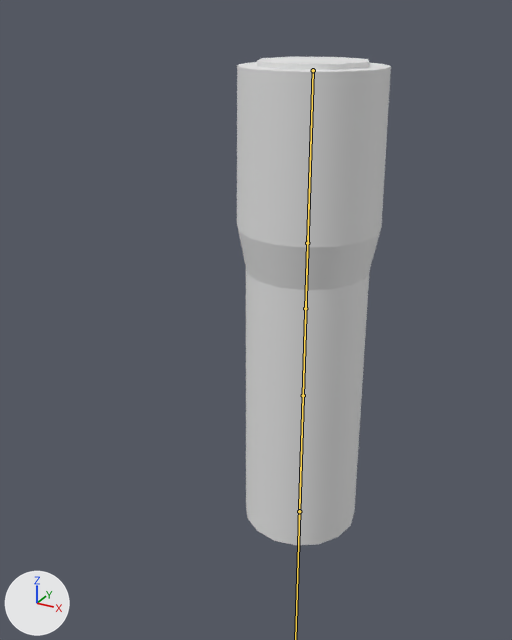
The FBX model care-up/Assets/_Models/insulfon_inner.fbx: old version first, new version second.
Camera for both pictures: a camera (50 mm lens) standing at (0.0487, -0.1071, -0.0623) and looking at (-0.0045, -0.0103, -0.1108). Lighting does not change. The marker at lower left points along +X, +Y and +Z. The bones that bend it are drawn over the model as lines.

The first picture shows 'insolfonInner', 'insolfonOuter'.
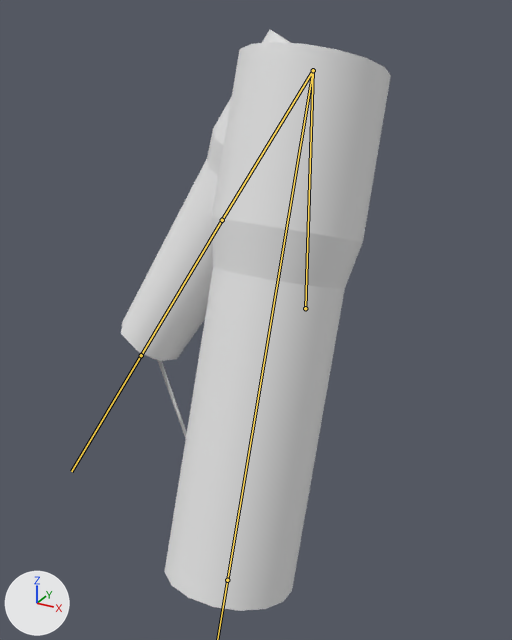
Commit message: Worked on changin animation for inner holder

The newer file adds an action. The first version stands in its rest pose; the second is drawn at frame 2757 of the action 'insolfonOuterArm|inner590_backed_v2'.

Changed parts and their boxes (x1, y1, x2, y2) in the pictures (512 x 640 px):
'insolfonOuter', posed (47% wider, 18% taller): before (237, 62, 391, 545); after (164, 42, 391, 611)
'insolfonInner', posed: before (257, 57, 369, 70); after (121, 30, 291, 439)
bone 'inner', root to tip: before (313, 70) to (307, 243); after (313, 70) to (222, 220)
bone 'outer', root to tip: before (313, 70) to (299, 511); after (313, 70) to (227, 580)

What the commit changed:
Bone 'inner' (bone_inner) moves from (0.0, 0.0, 0.0) to (-0.0302, 0.1996, 0.1264).
Bone 'inner' (bone_inner) turns from (0, 0, 0) to (28, -16, 8) degrees about its own x, y and z.
Bone 'outer' (bone_outer) moves from (0.0, 0.0, 0.0) to (-0.108, 0.2895, 0.1763).
Bone 'outer' (bone_outer) turns from (0, 0, 0) to (0, -152, 19) degrees about its own x, y and z.
